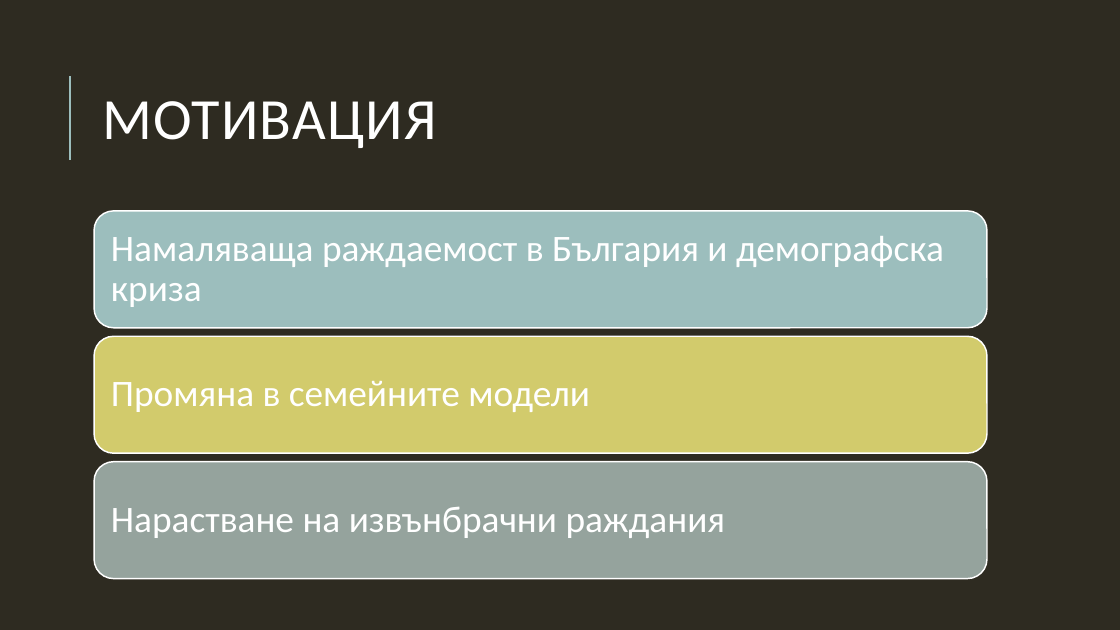
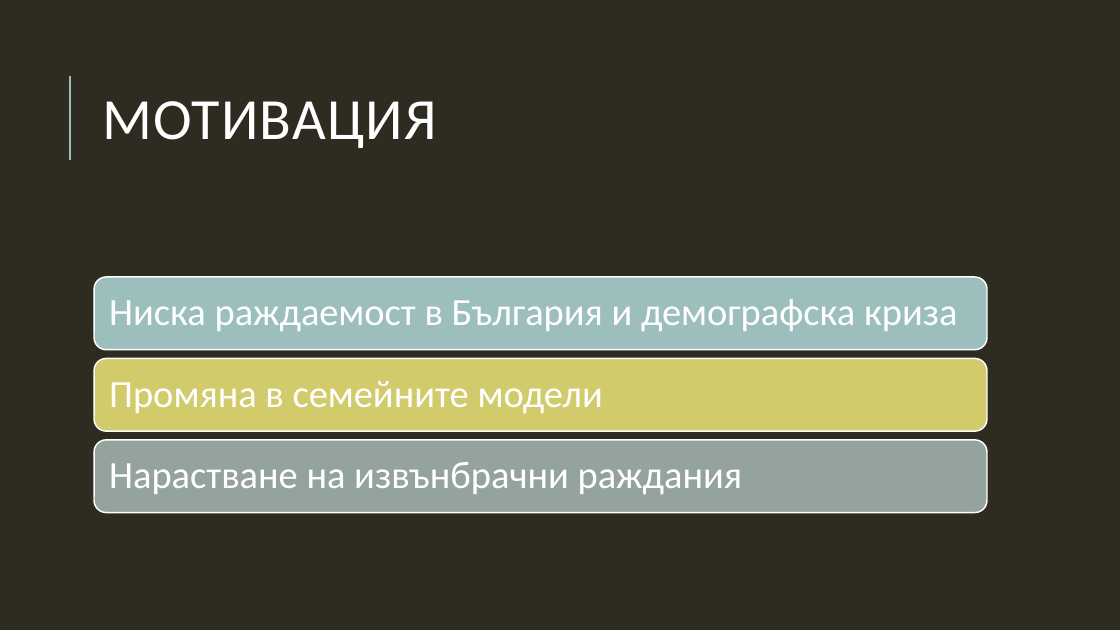
Before and after one commit to sarabadjieva/MITM322_DataMining, a slide deck: slide 4 of Анализ.pptx (slide 3 before the commit). Drawn at 1120x630 pixels with LibreOffice and Linux fonts; fonts in the diff are those of the drawing. Boxes give left, top, right and bottom in pixels: in the first picture for what was removed or moved away, otherwise in the second. Text is boxed around its words. In the diff, an @@ line names an element or a change of style, - is before the commit and + after.

```diff
--- a/Анализ.pptx
+++ b/Анализ.pptx
@@ rounded rectangle: place and size @@
-rounded rectangle at box(94, 211, 987, 328)
+rounded rectangle at box(94, 277, 987, 350)
@@ text at box(109, 299, 958, 331): text changed; size 32 to 33 pt @@
-Намаляваща раждаемост в България и демографска криза
+Ниска раждаемост в България и демографска криза
@@ rounded rectangle: place and size @@
-rounded rectangle at box(94, 336, 987, 453)
+rounded rectangle at box(94, 359, 987, 432)
@@ text "Промяна в семейните модели" at box(109, 381, 603, 414): size 32 to 33 pt @@
@@ rounded rectangle: place and size @@
-rounded rectangle at box(94, 462, 987, 579)
+rounded rectangle at box(94, 440, 987, 513)
@@ text "Нарастване на извънбрачни раждания" at box(109, 462, 743, 494): size 32 to 33 pt @@
@@ text "Нарастване на извънбрачни раждания": place and size @@
-text "Нарастване на извънбрачни раждания" at box(111, 507, 726, 538)
+text "Нарастване на извънбрачни раждания" at box(109, 462, 743, 494)
```
Also in this commit, not shown: 17 other slides changed, 3 slides added, 2 slides removed, 24 other files.
